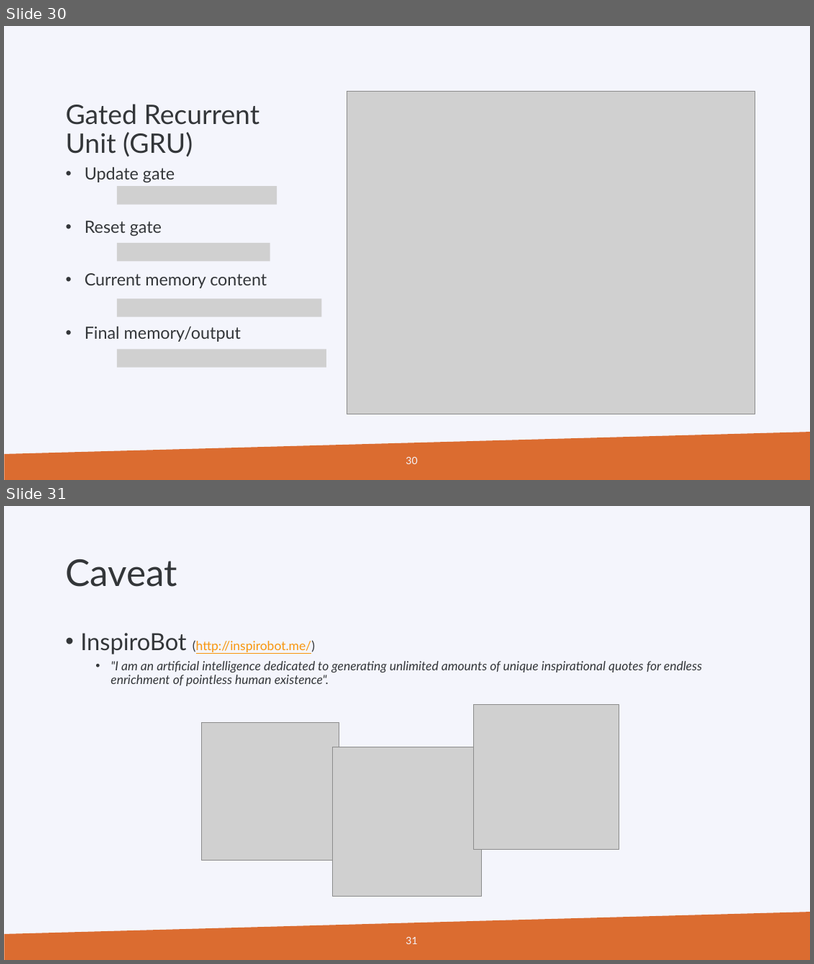
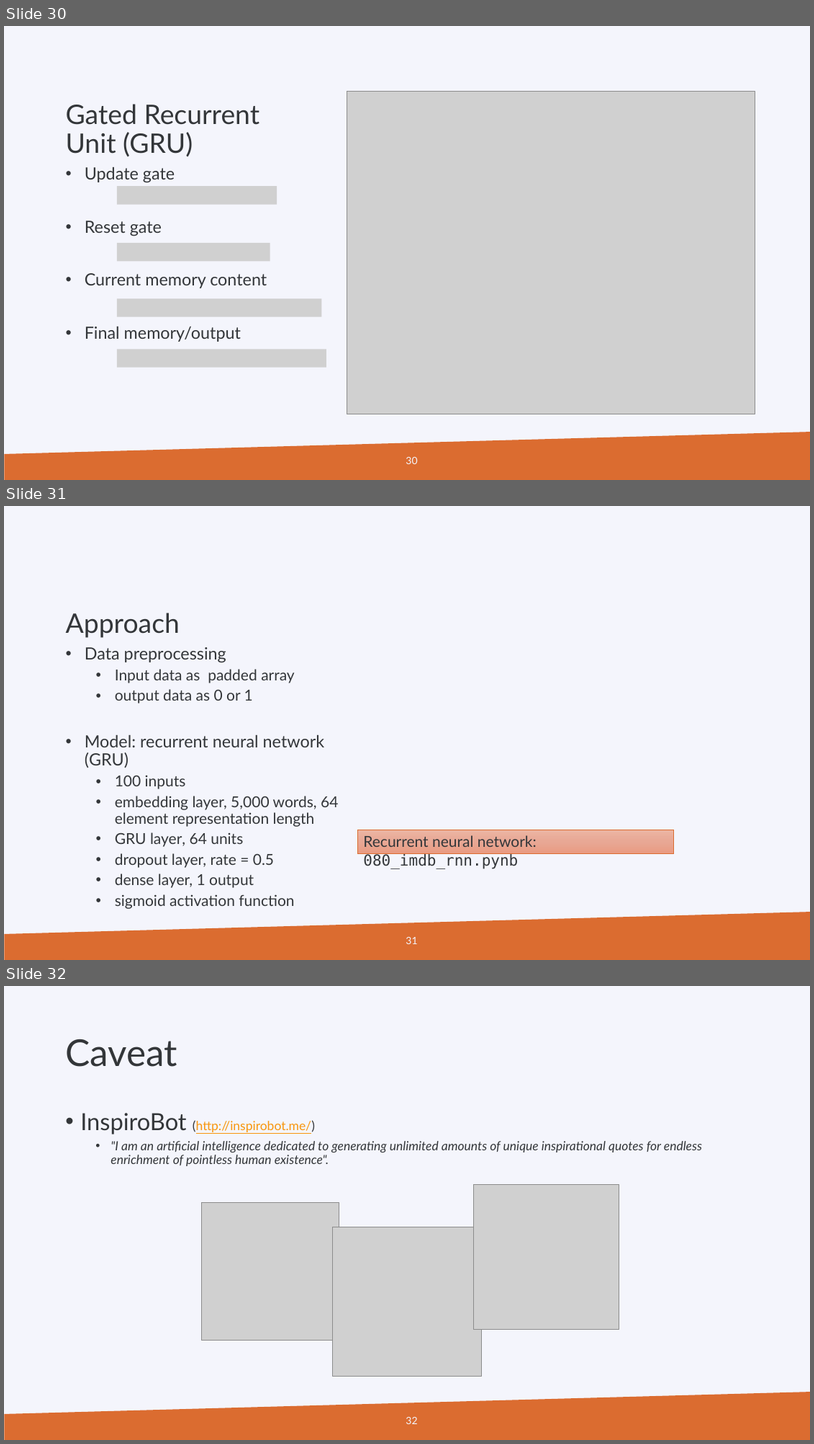
Before and after one commit to gjbex/PRACE_ML, a slide deck: prace_days_ml_2019.pptx. Shown one above the other, each under a label of ours: slides 30 and 31 before the commit, slides 30, 31 and 32 after it. The pictures are 814x964 and 814x1444 pixels, drawn with LibreOffice and Linux fonts; fonts in the diff are those of the drawing; grey boxes stand for pictures; background and template pictures are left out. Boxes give left, top, right and bottom in pixels: in the first picture for what was removed or moved away, otherwise in the second. Text is boxed around its words. In the diff, an @@ line names an element or a change of style, - is before the commit and + after.

Commit message:
Add slide on RNN task

```diff
--- a/prace_days_ml_2019.pptx
+++ b/prace_days_ml_2019.pptx
@@ slide 31 added at [4,506,810,960], background #F4F5FC; not listed: 1 template element that a slide beside it also shows @@
@@ title added at [66,613,180,638], 32 pt, text #333639 @@
+Approach
@@ text added at [85,647,338,888], 18 pt, text #333639 @@
+• Data preprocessing
+  • Input data as padded array
+  • output data as 0 or 1
+• Model: recurrent neural network (GRU)
+  • 100 inputs
+  • embedding layer, 5,000 words, 64 element representation length
+  • GRU layer, 64 units
+  • dropout layer, rate = 0.5
+  • dense layer, 1 output
+  • sigmoid activation function
@@ rectangle added at [358,829,674,853], fill gradient #EDB5A4 to #E8A996 to #EA9B82, outline #DB6C30 0.5 pt, 18 pt, text #333639 @@
+Recurrent neural network: 080_imdb_rnn.pynb
@@ page number added at [406,937,417,944], 12 pt, text #F4F5FC @@
+31
@@ what was slide 31 is now slide 32 @@
@@ page number at [406,1417,417,1424]: text changed @@
-31
+32
```
